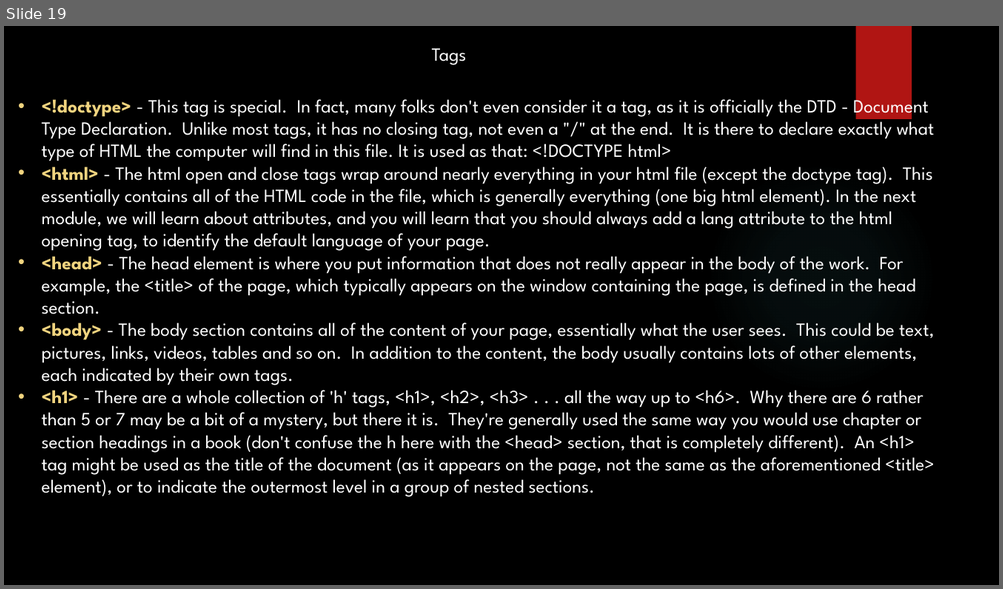
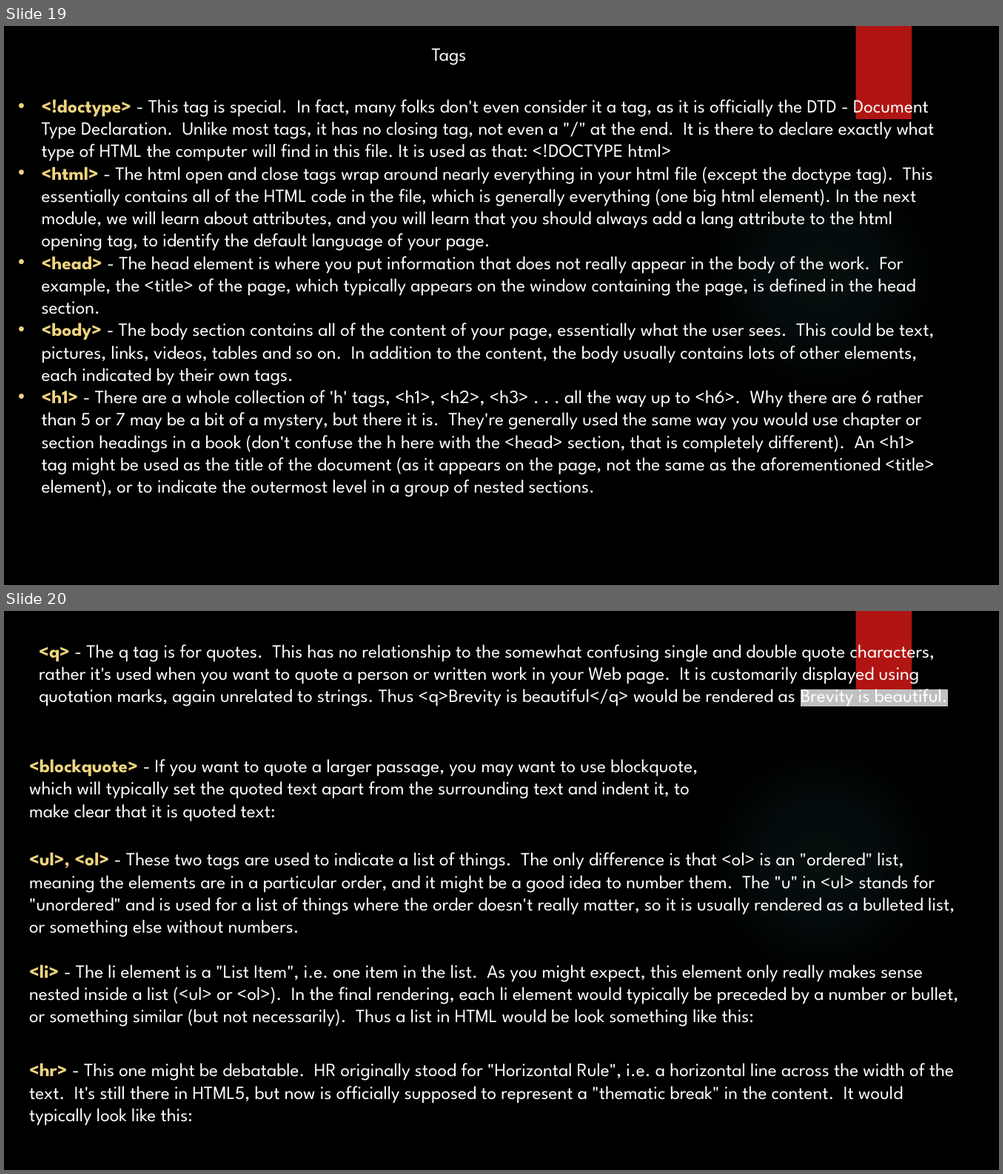
Before and after one commit to yogeshwar1996/HTML5CSS, a slide deck: Fundamentals of HTML and CSS.pptx. Shown one above the other, each under a label of ours: slide 19 before the commit, slides 19 and 20 after it. The pictures are 1003x589 and 1003x1174 pixels, drawn with LibreOffice and Linux fonts; fonts in the diff are those of the drawing; background and template pictures are left out. Boxes give left, top, right and bottom in pixels: in the first picture for what was removed or moved away, otherwise in the second. Text is boxed around its words. In the diff, an @@ line names an element or a change of style, - is before the commit and + after.

Commit message:
Add another slide for tags

```diff
--- a/Fundamentals of HTML and CSS.pptx
+++ b/Fundamentals of HTML and CSS.pptx
@@ slide 20 added at [4,611,999,1170], background picture (left out); not listed: 2 template elements that a slide beside it also shows @@
@@ text added at [39,638,948,709], 18 pt, text #FFFFFF @@
+<q> - The q tag is for quotes. This has no relationship to the somewhat confusing single and double quote characters, rather it's used when you want to quote a person or written work in your Web page. It is customarily displayed using quotation marks, again unrelated to strings. Thus <q>Brevity is beautiful</q> would be rendered as Brevity is beautiful.
@@ text added at [29,759,697,822], 18 pt, text #FFFFFF @@
+<blockquote> - If you want to quote a larger passage, you may want to use blockquote, which will typically set the quoted text apart from the surrounding text and indent it, to make clear that it is quoted text:
@@ text added at [29,852,959,1027], 18 pt, text #FFFFFF @@
+<ul>, <ol> - These two tags are used to indicate a list of things. The only difference is that <ol> is an "ordered" list, meaning the elements are in a particular order, and it might be a good idea to number them. The "u" in <ul> stands for "unordered" and is used for a list of things where the order doesn't really matter, so it is usually rendered as a bulleted list, or something else without numbers.
+<li> - The li element is a "List Item", i.e. one item in the list. As you might expect, this element only really makes sense nested inside a list (<ul> or <ol>). In the final rendering, each li element would typically be preceded by a number or bullet, or something similar (but not necessarily). Thus a list in HTML would be look something like this:
@@ text added at [29,1063,953,1126], 18 pt, text #FFFFFF @@
+<hr> - This one might be debatable. HR originally stood for "Horizontal Rule", i.e. a horizontal line across the width of the text. It's still there in HTML5, but now is officially supposed to represent a "thematic break" in the content. It would typically look like this:
```
Also in this commit, not shown: 1 slide removed.
